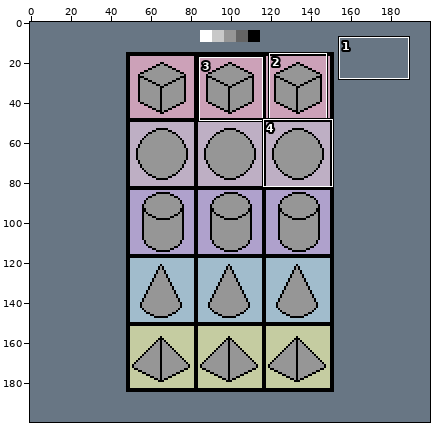
Two versions of one pixel-art file, pixel101/PixelArtMasterCourse04.aseprite. The picture above shows the old version from afar; the outline marks the close-up.
Close-up. The starting point:
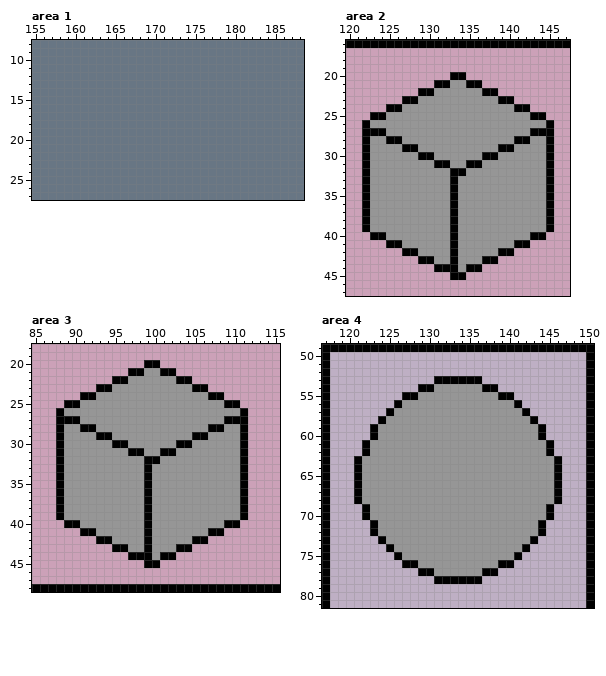
200x200 pixels, 1 frame. Shown: area 1: x 155..188, y 8..27; area 2: x 120..147, y 16..47; area 3: x 85..115, y 18..48; area 4: x 117..150, y 49..81. The commit also changed other parts of the picture, which this record leaves out.
And afterwards:
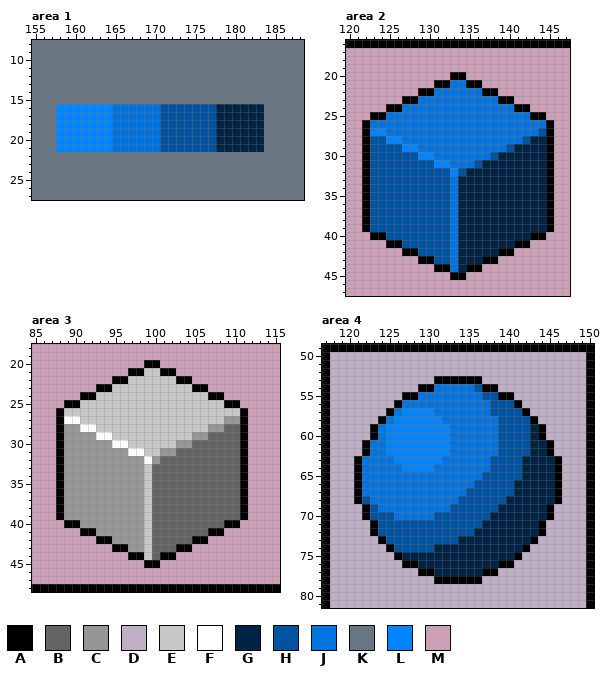
Palette (. is transparent): A #000000  B #646464  C #969696  D #beafc4  E #c8c8c8  F #ffffff  G #002445  H #0053a1  J #0074e0  K #687684  L #0084ff  M #cca1b8
From old to new:
layer "Layer 0" now hidden
layer "Layer 0 Copy Copy Copy" added
Changed rows in their new state; - is an unchanged pixel.
Area 1, layer "Layer 0 Copy Copy Copy":
first column x 158:
16 LLLLLLLJJJJJJHHHHHHHGGGGGG
17 LLLLLLLJJJJJJHHHHHHHGGGGGG
18 LLLLLLLJJJJJJHHHHHHHGGGGGG
19 LLLLLLLJJJJJJHHHHHHHGGGGGG
20 LLLLLLLJJJJJJHHHHHHHGGGGGG
21 LLLLLLLJJJJJJHHHHHHHGGGGGG
Area 2, layer "Layer 0 Copy Copy Copy":
first column x 123:
21 ----------JJ----------
22 --------JJJJJJ--------
23 ------JJJJJJJJJJ------
24 ----JJJJJJJJJJJJJJ----
25 --JJJJJJJJJJJJJJJJJJ--
26 JJJJJJJJJJJJJJJJJJJJJJ
27 LLJJJJJJJJJJJJJJJJJJJH
28 HHLLJJJJJJJJJJJJJJJHGG
29 HHHHLLJJJJJJJJJJJHGGGG
30 HHHHHHLLJJJJJJJHGGGGGG
31 HHHHHHHHLLJJJHGGGGGGGG
32 HHHHHHHHHHLHGGGGGGGGGG
33 HHHHHHHHHHJGGGGGGGGGGG
34 HHHHHHHHHHJGGGGGGGGGGG
35 HHHHHHHHHHJGGGGGGGGGGG
36 HHHHHHHHHHJGGGGGGGGGGG
37 HHHHHHHHHHJGGGGGGGGGGG
38 HHHHHHHHHHJGGGGGGGGGGG
39 HHHHHHHHHHJGGGGGGGGGGG
40 --HHHHHHHHJGGGGGGGGG--
41 ----HHHHHHJGGGGGGG----
42 ------HHHHJGGGGG------
43 --------HHJGGG--------
44 ----------JG----------
Area 3, layer "Layer 0 Copy Copy Copy":
first column x 89:
21 ----------EE----------
22 --------EEEEEE--------
23 ------EEEEEEEEEE------
24 ----EEEEEEEEEEEEEE----
25 --EEEEEEEEEEEEEEEEEE--
26 EEEEEEEEEEEEEEEEEEEEEE
27 FFEEEEEEEEEEEEEEEEEECC
28 --FFEEEEEEEEEEEEEECCBB
29 ----FFEEEEEEEEEECCBBBB
30 ------FFEEEEEECCBBBBBB
31 --------FFEECCBBBBBBBB
32 ----------FCBBBBBBBBBB
33 ----------EBBBBBBBBBBB
34 ----------EBBBBBBBBBBB
35 ----------EBBBBBBBBBBB
36 ----------EBBBBBBBBBBB
37 ----------EBBBBBBBBBBB
38 ----------EBBBBBBBBBBB
39 ----------EBBBBBBBBBBB
40 ----------EBBBBBBBBB--
41 ----------EBBBBBBB----
42 ----------EBBBBB------
43 ----------EBBB--------
44 ----------EB----------
Area 4, layer "Layer 0 Copy Copy Copy":
first column x 122:
54 ---------JJJJJH---------
55 -------JJJJJJJJHH-------
56 -----JJJJJJJJJJJHHH-----
57 ----JLLLLJJJJJJJHHHH----
58 ---JLLLLLLJJJJJJJHHHH---
59 --JLLLLLLLLJJJJJJHHHHG--
60 --JLLLLLLLLJJJJJJHHHHG--
61 -JJLLLLLLLLJJJJJJHHHHGG-
62 -JJLLLLLLLLJJJJJJHHHHGG-
63 JJJJLLLLLLJJJJJJHHHHGGGG
64 JJJJJLLLLJJJJJJJHHHHGGGG
65 JJJJJJJJJJJJJJJHHHHHGGGG
66 JJJJJJJJJJJJJJHHHHHGGGGG
67 JJJJJJJJJJJJJHHHHHHGGGGG
68 HJJJJJJJJJJJHHHHHHGGGGGG
69 -HJJJJJJJJJHHHHHHGGGGGG-
70 -HHHJJJJJHHHHHHHGGGGGGG-
71 --HHHHHHHHHHHHHGGGGGGG--
72 --HHHHHHHHHHHHGGGGGGGG--
73 ---HHHHHHHHHGGGGGGGGG---
74 ----HHHHHGGGGGGGGGGG----
75 -----GGGGGGGGGGGGGG-----
76 -------GGGGGGGGGG-------
77 ---------GGGGGG---------
